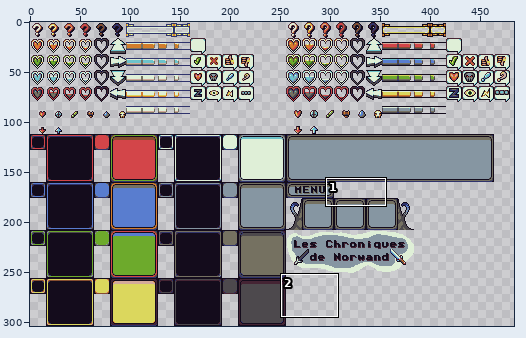
Two versions of one sprite sheet, desktop/assets/textures/gui.png. The first picture is a wide view before the edit; the outline marks the close-up.
Close-up. The starting point:
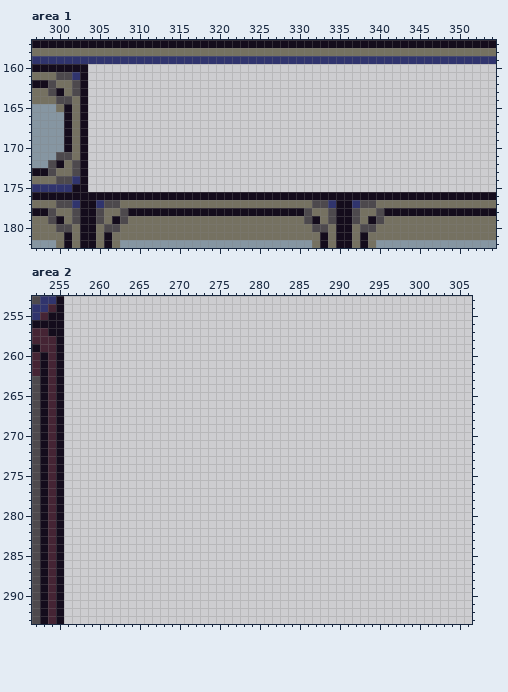
The file is 512x304 pixels. Shown: area 1: x 297..354, y 157..182; area 2: x 252..306, y 253..293. The wide view leaves out empty margins.
Once edited:
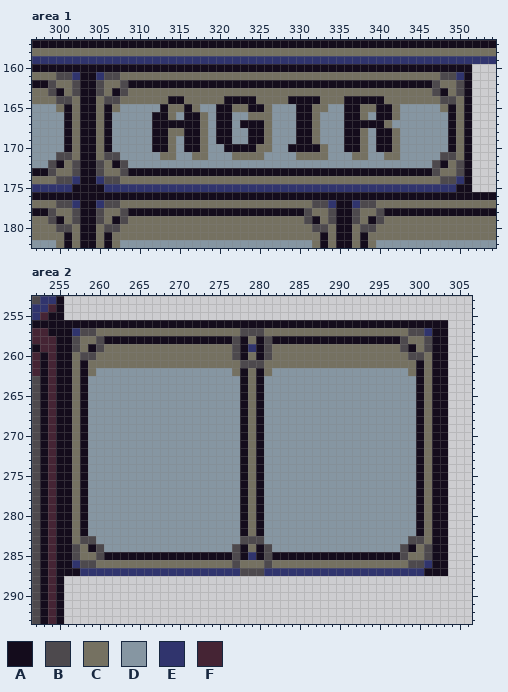
Palette (. is transparent): A #140c1c  B #4d494d  C #757161  D #8696a2  E #30346d  F #452434
Diff:
Changed rows in their new state; - is an unchanged pixel.
Area 1:
first column x 304:
160 AAAAAAAAAAAAAAAAAAAAAAAAAAAAAAAAAAAAAAAAAAAAAAAA
161 AEBBCCCCCCCCCCCCCCCCCCCCCCCCCCCCCCCCCCCCCCCCBBEA
162 ABCCBAAAAAAAAAAAAAAAAAAAAAAAAAAAAAAAAAAAAAABCCBA
163 ABCABCCCCCCCCCCCCCCCCCCCCCCCCCCCCCCCCCCCCCCBACBA
164 ACBBCCCCCCAACCCCCAAAACCCCAAAACCCAAAAACCCCCCCBBCA
165 ACACDDDDDACCACDDAACCAACDDDAACCDDAACCAACDDDDDCACA
166 ACADDDDDAACDAACDAADDCCCDDDAACDDDAACDAACDDDDDDACA
167 ACADDDDDAAAAAACDAADAAACDDDAACDDDAAAAACDDDDDDDACA
168 ACADDDDDAACCAACDAADDAACDDDAACDDDAACDAACDDDDDDACA
169 ACADDDDDAACDAACDAADDAACDDDAACDDDAACDAACDDDDDDACA
170 ACADDDDDAACDAACDDAAAACCDDAAAACDDAACDAACDDDDDDACA
171 ACBBDDDDDCCDDCCDDDCCCCDDDDCCCCDDDCCDDCCDDDDDBBCA
172 ABCABDDDDDDDDDDDDDDDDDDDDDDDDDDDDDDDDDDDDDDBACBA
173 ABCCBAAAAAAAAAAAAAAAAAAAAAAAAAAAAAAAAAAAAAABCCBA
174 AEBBCCCCCCCCCCCCCCCCCCCCCCCCCCCCCCCCCCCCCCCCBBEA
175 AAEEEEEEEEEEEEEEEEEEEEEEEEEEEEEEEEEEEEEEEEEEEEAA
Area 2:
first column x 256:
256 AAAAAAAAAAAAAAAAAAAAAAAAAAAAAAAAAAAAAAAAAAAAAAAA
257 AEBBCCCCCCCCCCCCCCCCCCBBBCCCCCCCCCCCCCCCCCCBBEAA
258 ABCCBAAAAAAAAAAAAAAAABACABAAAAAAAAAAAAAAAABCCBAA
259 ABCABCCCCCCCCCCCCCCCCBAEABCCCCCCCCCCCCCCCCBACBAA
260 ACBBCCCCCCCCCCCCCCCCCBACABCCCCCCCCCCCCCCCCCBBCAA
261 ACACCCCCCCCCCCCCCCCCCCBBBCCCCCCCCCCCCCCCCCCCACAA
262 ACACDDDDDDDDDDDDDDDDDCACACDDDDDDDDDDDDDDDDDCACAA
263 ACADDDDDDDDDDDDDDDDDDDACADDDDDDDDDDDDDDDDDDDACAA
264 ACADDDDDDDDDDDDDDDDDDDACADDDDDDDDDDDDDDDDDDDACAA
265 ACADDDDDDDDDDDDDDDDDDDACADDDDDDDDDDDDDDDDDDDACAA
266 ACADDDDDDDDDDDDDDDDDDDACADDDDDDDDDDDDDDDDDDDACAA
267 ACADDDDDDDDDDDDDDDDDDDACADDDDDDDDDDDDDDDDDDDACAA
268 ACADDDDDDDDDDDDDDDDDDDACADDDDDDDDDDDDDDDDDDDACAA
269 ACADDDDDDDDDDDDDDDDDDDACADDDDDDDDDDDDDDDDDDDACAA
270 ACADDDDDDDDDDDDDDDDDDDACADDDDDDDDDDDDDDDDDDDACAA
271 ACADDDDDDDDDDDDDDDDDDDACADDDDDDDDDDDDDDDDDDDACAA
272 ACADDDDDDDDDDDDDDDDDDDACADDDDDDDDDDDDDDDDDDDACAA
273 ACADDDDDDDDDDDDDDDDDDDACADDDDDDDDDDDDDDDDDDDACAA
274 ACADDDDDDDDDDDDDDDDDDDACADDDDDDDDDDDDDDDDDDDACAA
275 ACADDDDDDDDDDDDDDDDDDDACADDDDDDDDDDDDDDDDDDDACAA
276 ACADDDDDDDDDDDDDDDDDDDACADDDDDDDDDDDDDDDDDDDACAA
277 ACADDDDDDDDDDDDDDDDDDDACADDDDDDDDDDDDDDDDDDDACAA
278 ACADDDDDDDDDDDDDDDDDDDACADDDDDDDDDDDDDDDDDDDACAA
279 ACADDDDDDDDDDDDDDDDDDDACADDDDDDDDDDDDDDDDDDDACAA
280 ACADDDDDDDDDDDDDDDDDDDACADDDDDDDDDDDDDDDDDDDACAA
281 ACADDDDDDDDDDDDDDDDDDDACADDDDDDDDDDDDDDDDDDDACAA
282 ACADDDDDDDDDDDDDDDDDDDACADDDDDDDDDDDDDDDDDDDACAA
283 ACBBDDDDDDDDDDDDDDDDDDBBBDDDDDDDDDDDDDDDDDDBBCAA
284 ABCABDDDDDDDDDDDDDDDDBACABDDDDDDDDDDDDDDDDBACBAA
285 ABCCBAAAAAAAAAAAAAAAABAEABAAAAAAAAAAAAAAAABCCBAA
286 AEBBCCCCCCCCCCCCCCCCCBCCCBCCCCCCCCCCCCCCCCCBBEAA
287 AAEEEEEEEEEEEEEEEEEEEEBBBEEEEEEEEEEEEEEEEEEEEAAA
